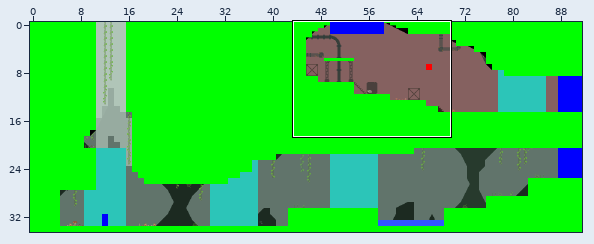
Tiled map, stored at Levels/Tutorial1/level.tmx. The picture above shows the old version from afar; the outline marks the close-up.
Close-up. Before the edit:
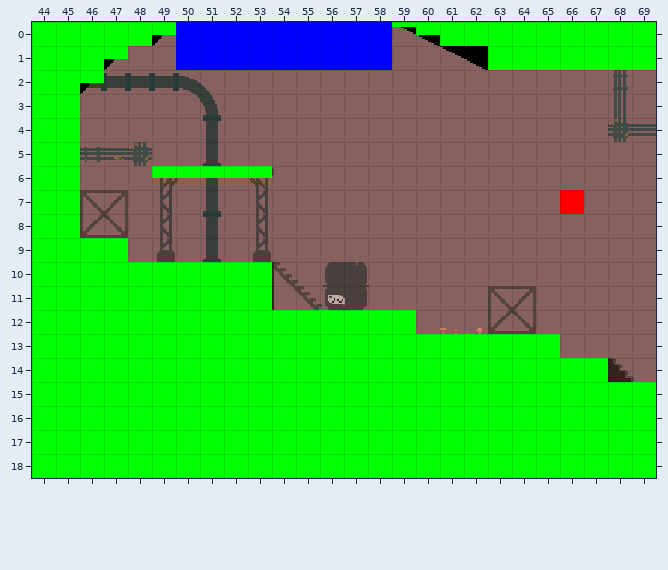
Cells are 16x16 px. Shown: x 44..69, y 0..18. The commit also changed other parts of the map, which this record leaves out.
Once edited:
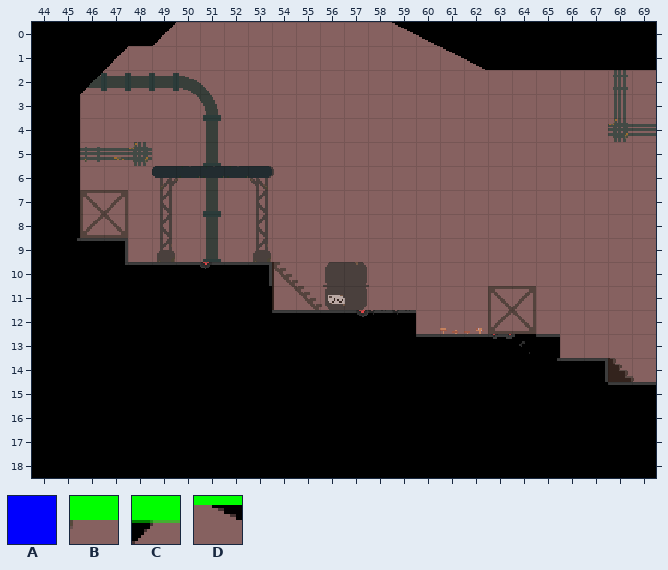
Key: from "industry_tileset_white": A 453, B 756, C 1124 flipped up-down, D 1125 flipped up-down.
_ is an empty cell.
Tiles replaced or removed in this view: A, B, C, D.
See-through tiles are keyed as they look on the map.
The exact change:
Changed rows in their new state; . is an unchanged cell.
Layer "Entities/level_transition" (now hidden):
first column x 50:
 0 _________
 1 _________
Layer "Entities/collisions" (now hidden):
first column x 44:
 0 ______.........___________
 1 ____..............._______
 2 ___.......................
 3 __........................
 4 __........................
 5 __........................
 6 __..._____................
 7 __........................
 8 __........................
 9 ____......................
10 __________................
11 __________................
12 ________________..........
13 ______________________....
14 ________________________..
15 __________________________
16 __________________________
17 __________________________
18 __________________________
Layer "Entities/flying_enemies" (now hidden):
first column x 66:
 7 _
Where, in picture pixels (left, top, right, bottom), the same in both close-ups:
removed: (32, 22, 656, 478)
